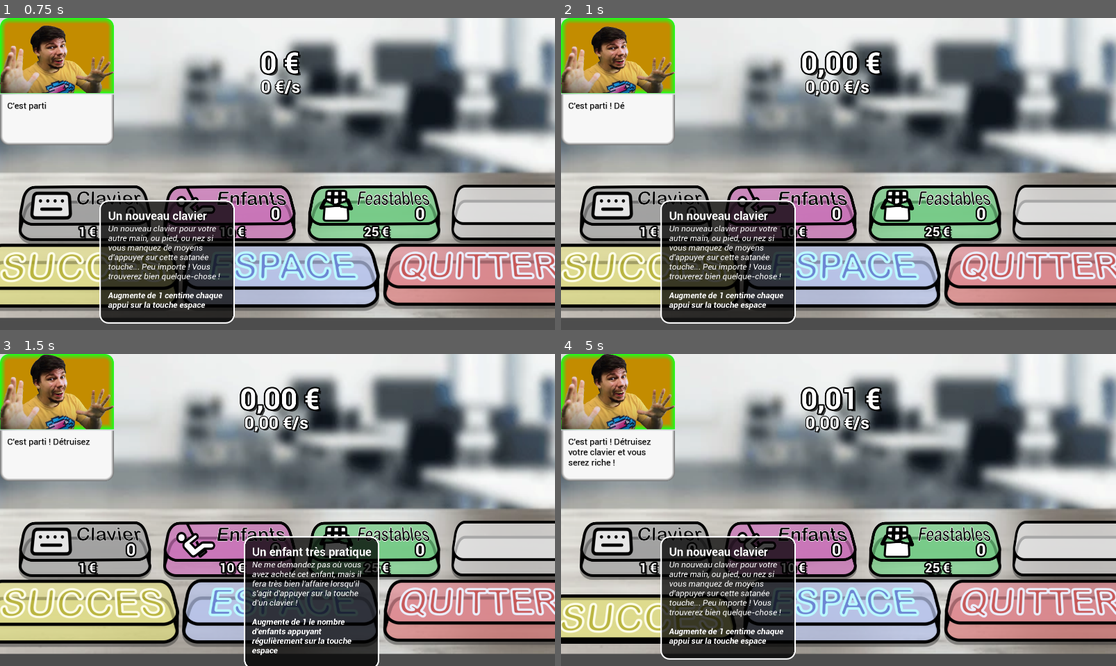
Above: before the commit, frames 1-4 (two rows, left to right).
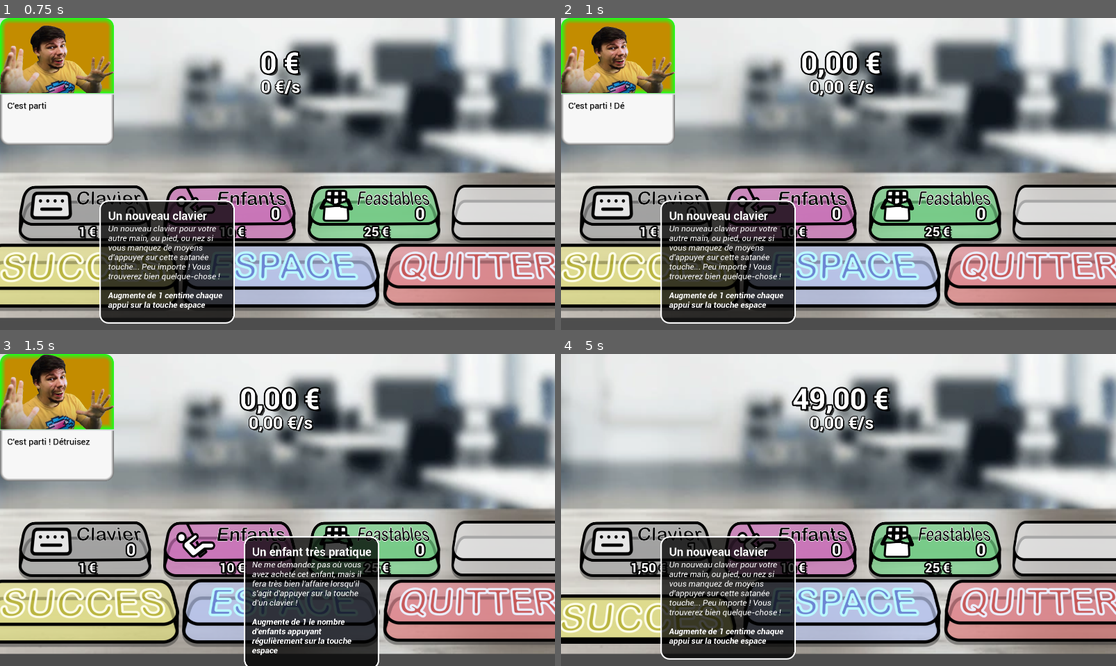
Above: after the commit, the same moments.

Repository: Guerric9018/mrbeast
Game: Godot game, scene res://Src/Main/main.tscn
Same seed, same stepped clock (60 frames per second), same inputs: the game is played once before the commit and once after it.
Inputs (mouse positions are in pixels of both pictures, inside the frame that each line leads up to):
- Up to frame 1 (0.75 s): click "0" at 0.5 s
- Up to frame 2 (1 s): no input
- Up to frame 3 (1.5 s): click "0" at 1.25 s
- Up to frame 4 (5 s): click "0" at 2 s; click (644, 616) at 2.75 s; click (844, 612) at 3.5 s; click "0" at 4.25 s

Frame 1 is identical in both runs. In frame 2, 0.5% of the frame differs, in the area x 43-57%, y 19-26%; in frame 3, 0.5%; in frame 4, 9.2%, in the area x 0-60%, y 0-71%.

Commit message:
ecriture scientifique et changement scaling

Diff:
--- a/Src/Main/main.gd
+++ b/Src/Main/main.gd
@@ -3,9 +3,9 @@
 const CLOCK: float = 1
 
 var time_counter: float = 0
-var money_prev: int = 0
-
-var money: int = 0
+var money_prev: float = 0
+
+var money: float = 0
 
 var particles: int = 0
 
@@ -16,17 +16,17 @@
 
 enum Upgrades {KEYBOARD, KIDS, FEASTABLES, N_UPGRADES}
 
-var baseKeyboard: int = 1.0
+var baseKeyboard: int = 5000.0
 var baseFeastable: float = 1.10
 
 enum Children {PRODUCTION, NUMBER}
 var children: PackedFloat64Array = PackedFloat64Array([50, 0])
 
-var linear: PackedFloat64Array = PackedFloat64Array([0.5, 0.25, 0.5, 25.0])
-var multipliers: PackedFloat64Array = PackedFloat64Array([1.0, 2.0, 2.0, 100.0])
-var level: PackedInt64Array = PackedInt64Array([0, 0, 0])
-var price: PackedFloat64Array = PackedFloat64Array([1.0, 10.0, 22.0])
-var pressedUpgrades: PackedByteArray = PackedByteArray([false, false, false])
+var linear: PackedFloat64Array = PackedFloat64Array([50.0, 2.50, 50.0, 25000.0])
+var multipliers: PackedFloat64Array = PackedFloat64Array([1.0, 1.5, 2.0, 100.0])
+var level: PackedInt64Array = PackedInt64Array([0, 0, 0, 0])
+var price: PackedFloat64Array = PackedFloat64Array([100.0, 1000.0, 2200.0, 1000000.0])
+var pressedUpgrades: PackedByteArray = PackedByteArray([false, false, false, false])
 var titles: PackedStringArray = PackedStringArray([
 	"Un nouveau clavier",
 	"Un enfant très pratique",
@@ -49,11 +49,25 @@
 		updateChildrenNumber()
 		updateMoneyChildren()
 		time_counter = 0
-		var rate: int = (money - money_prev)/CLOCK
+		var rate: float = (money - money_prev)/CLOCK
 		money_prev = money
-		$MoneyRateLabel.text = "%d,%02d €/s  " % [rate/100, rate % 100]
+		$MoneyRateLabel.text = toSciString(rate) + " €/s"
 		updateMoneyLabel()
 		$MrBeastPopup.update(money)
+
+func toSciString(number: float) -> String:
+	var base: int
+	var dec: int
+	var exp: int
+	if (number < 100000000):
+		base = int(number / 100.)
+		dec = int(number) % 100
+		return "%d,%02d" % [base, dec]
+	else:
+		exp = log(number / 100.) / log(10)
+		base = int(number / pow(10, exp + 2))
+		dec = int(number / pow(10, exp)) - base * 100
+		return "%d,%02d e%d" % [base, dec, exp]
 
 func handleHover() -> void:
 	$Hover.size.y = 130 + $Hover/MarginContainer/VBoxContainer/Description.get_content_height()
@@ -64,7 +78,8 @@
 		$Hover.position = mousePosition + Vector2(-$Hover.size.x - 50.0, -50.0)
 
 func updateMoneyLabel() -> void:
-	$MoneyLabel.text = "%d,%02d €" % [money / 100, money % 100]
+	$MoneyLabel.text = toSciString(money) + " €"
+	# $MoneyLabel.text = "%d,%02d €" % [int(money/100), int(money) % 100]
 
 func updateMoney() -> void:
 	money += (1 + level[Upgrades.KEYBOARD]) * baseKeyboard
@@ -103,27 +118,27 @@
 		quit_pressed = false
 
 func buy(upgrade: Upgrades) -> void:
-	if money >= 100*price[upgrade]:
+	if money >= price[upgrade]:
 		resetButtons()
 		pressedUpgrades[upgrade] = true
 		level[upgrade] += 1
-		money -= 100*price[upgrade]
-		money_prev -= 100*price[upgrade]
+		money -= price[upgrade]
+		money_prev -= price[upgrade]
 		updateMoneyLabel()
 		price[upgrade] += linear[upgrade]
 		price[upgrade] *= multipliers[upgrade]
 		if upgrade == Upgrades.KEYBOARD:
 			$KeysAnimations.play("keyboard_press")
 			$Keys/Keyboard/Level.text = str(level[upgrade])
-			$Keys/Keyboard/Price.text = "%d,%02d €" % [int(price[upgrade]), int(100*price[upgrade]) % 100]
+			$Keys/Keyboard/Price.text = toSciString(price[upgrade]) + " €"
 		if upgrade == Upgrades.KIDS:
 			$KeysAnimations.play("kids_press")
 			$Keys/Kids/Level.text = str(level[upgrade])
-			$Keys/Kids/Price.text = "%d,%02d €" % [int(price[upgrade]), int(100*price[upgrade]) % 100]
+			$Keys/Kids/Price.text = toSciString(price[upgrade]) + " €"
 		if upgrade == Upgrades.FEASTABLES:
 			$KeysAnimations.play("feastables_press")
 			$Keys/Feastables/Level.text = str(level[upgrade])
-			$Keys/Feastables/Price.text = "%d,%02d €" % [int(price[upgrade]), int(100*price[upgrade]) % 100]
+			$Keys/Feastables/Price.text = toSciString(price[upgrade]) + " €"
 
 func showHover(upgrade: Upgrades) -> void:
 	$Hover/MarginContainer/VBoxContainer/Title.text = titles[upgrade]
